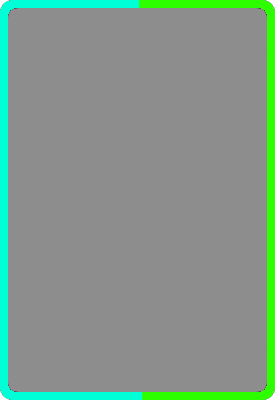
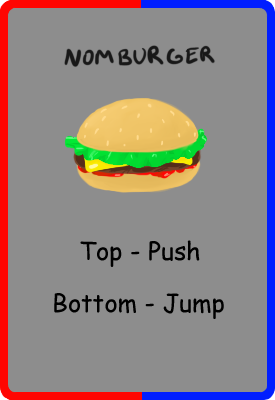
Revision of a layered (275, 400) image; what changed, layer by layer:
added layer "Bottom - Jump" above "Top - Push" over [54, 293, 224, 319]
added layer "Top - Push" above "Layer11" over [80, 240, 200, 267]
showed "Layer11", painted on it over [64, 45, 215, 265]
showed "Layer12", painted on it over [64, 98, 207, 193]
showed "Layer3" over [0, 0, 275, 400]
hid "Layer13" over [0, 0, 143, 400]
hid "Layer14" over [0, 0, 275, 400]
hid "Layer1" over [0, 0, 275, 400]
